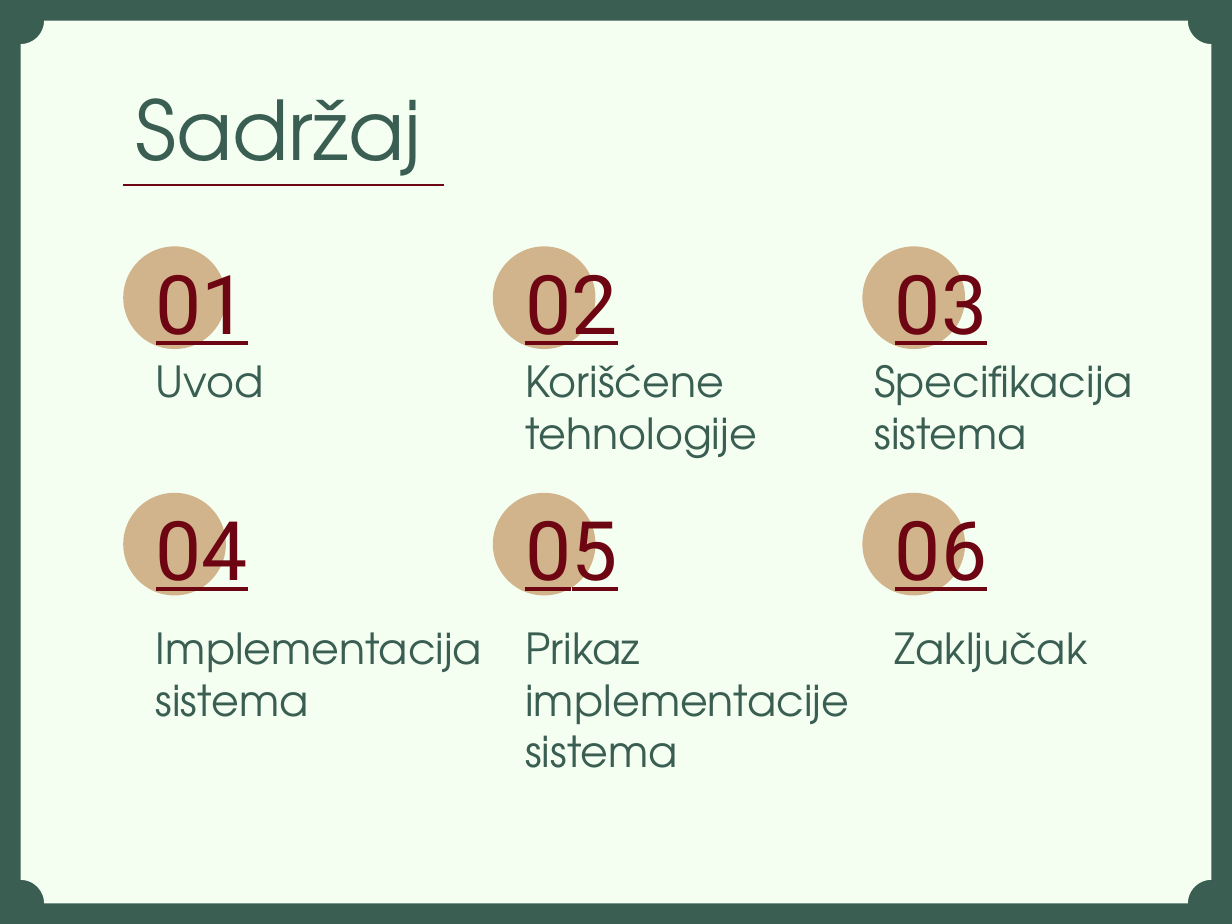
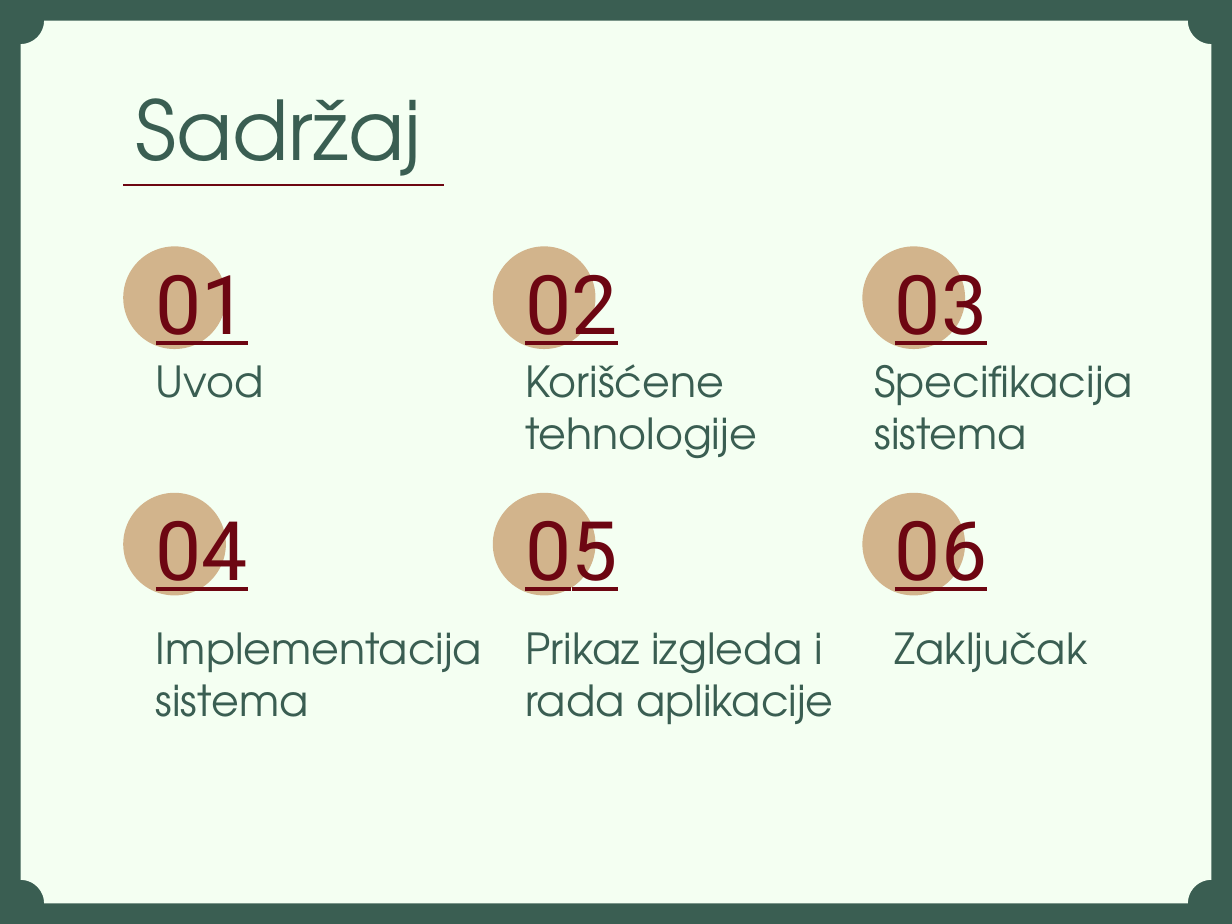
Before and after one commit to isidorasavic/tekunice, a slide deck: slide 2 of drools-spring/diplomski/prezentacija/tekunice.pptx. Drawn at 1232x924 pixels with LibreOffice and Linux fonts; fonts in the diff are those of the drawing. Boxes give left, top, right and bottom in pixels: in the first picture for what was removed or moved away, otherwise in the second. Text is boxed around its words. In the diff, an @@ line names an element or a change of style, - is before the commit and + after.

```diff
--- a/drools-spring/diplomski/prezentacija/tekunice.pptx
+++ b/drools-spring/diplomski/prezentacija/tekunice.pptx
@@ text at bbox=[525, 632, 833, 724]: text changed @@
-Prikaz implementacije sistema
+Prikaz izgleda i rada aplikacije
```
Also in this commit, not shown: 1 other slide changed, 7 other files.
